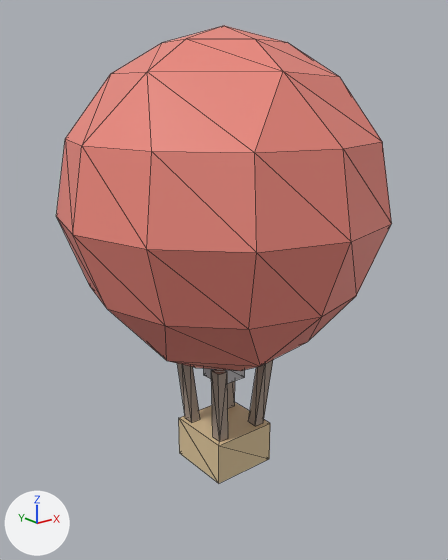
An edit to the glTF model public/studio/v2.15.0/d_hotairballoon/model.glb, drawn before and after from the same camera.
One viewpoint serves both versions: a 50 mm lens placed at (-3.05, -3.8, 1.58), pointed at (0.01, 0.02, 0.05). Arrows for +X, +Y and +Z are at lower left; the lights stay in place. The first picture is the older version. Mesh edges are drawn as thin lines. Where no turn or scale is listed for an object, it has been applied to the vertices.

The first picture shows 'part0', 'part1', 'part2', 'part3', 'part4', 'part5' and 1 more.
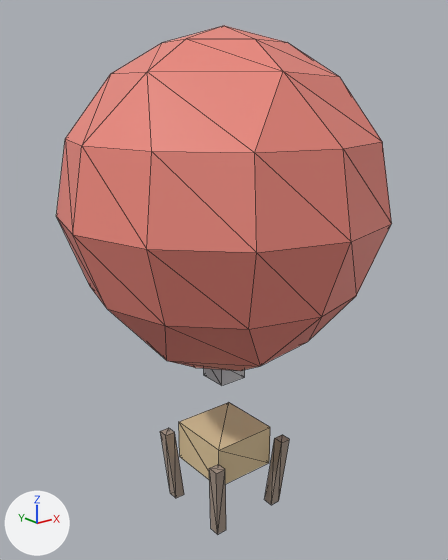
Changed parts and their boxes (x1, y1, x2, y2) in the pictures (448 x 560 px):
'part1', moved: before (179, 402, 270, 483); after (179, 402, 270, 484)
'part2', moved: before (211, 369, 228, 442); after (209, 464, 226, 535)
'part3', moved: before (248, 360, 273, 426); after (264, 435, 290, 505)
'part5', moved: before (177, 363, 200, 423); after (160, 428, 184, 498)
'part4', moved (not visible afterwards): before (228, 381, 235, 408)

Diff of the bpy script that builds the scene:
```diff
--- a/public/studio/v2.15.0/d_hotairballoon/model.glb.py
+++ b/public/studio/v2.15.0/d_hotairballoon/model.glb.py
@@ me_geometry_1 @@
 # used by ob_part1; location = (0.0, 0.0, 0.0)
-me_geometry_1.from_pydata(...)  # 8 vertices, 12 faces; spans x -0.288..0.288, y -0.288..0.288, z -1.6..-1.24
+me_geometry_1.from_pydata(...)  # 8 vertices, 12 faces; spans x -0.288..0.288, y -0.288..0.288, z -1.639..-1.279
+# me_geometry_1 part 1: the whole mesh is moved by (0.0, 0.0, -0.039)
 me_geometry_1.materials.append(mat_defaultmaterial_001)
@@ me_geometry_2 @@
 # used by ob_part2; location = (0.0, 0.0, 0.0)
-me_geometry_2.from_pydata(...)  # 8 vertices, 12 faces; spans x -0.299..-0.151, y -0.299..-0.151, z -1.24..-0.592
+me_geometry_2.from_pydata(...)  # 8 vertices, 12 faces; spans x -0.41..-0.263, y -0.41..-0.262, z -2.035..-1.387
+# me_geometry_2 part 2: the whole mesh is moved by (-0.112, -0.111, -0.795)
 me_geometry_2.materials.append(mat_defaultmaterial_002)
@@ me_geometry_3 @@
 # used by ob_part3; location = (0.0, 0.0, 0.0)
-me_geometry_3.from_pydata(...)  # 8 vertices, 12 faces; spans x 0.151..0.299, y -0.299..-0.151, z -1.24..-0.592
+me_geometry_3.from_pydata(...)  # 8 vertices, 12 faces; spans x 0.262..0.41, y -0.41..-0.262, z -2.035..-1.387
+# me_geometry_3 part 3: the whole mesh is moved by (0.111, -0.111, -0.795)
 me_geometry_3.materials.append(mat_defaultmaterial_003)
@@ me_geometry_4 @@
 # used by ob_part4; location = (0.0, 0.0, 0.0)
-me_geometry_4.from_pydata(...)  # 8 vertices, 12 faces; spans x 0.151..0.299, y 0.151..0.299, z -1.24..-0.592
+me_geometry_4.from_pydata(...)  # 8 vertices, 12 faces; spans x 0.262..0.41, y 0.263..0.41, z -2.035..-1.387
+# me_geometry_4 part 4: the whole mesh is moved by (0.111, 0.112, -0.795)
 me_geometry_4.materials.append(mat_defaultmaterial_004)
@@ me_geometry_5 @@
 # used by ob_part5; location = (0.0, 0.0, 0.0)
-me_geometry_5.from_pydata(...)  # 8 vertices, 12 faces; spans x -0.299..-0.151, y 0.151..0.299, z -1.24..-0.592
+me_geometry_5.from_pydata(...)  # 8 vertices, 12 faces; spans x -0.41..-0.263, y 0.263..0.41, z -2.035..-1.387
+# me_geometry_5 part 5: the whole mesh is moved by (-0.112, 0.111, -0.795)
 me_geometry_5.materials.append(mat_defaultmaterial_005)
```
